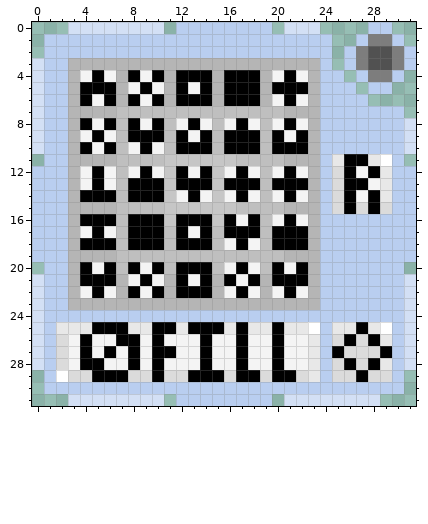
Two versions of one pixel-art sprite, Icons/Shape Fill.png. Above: the version before the commit.
The file is 32x32 pixels. Colours within 5 levels of each other are drawn and written as one.
New version:
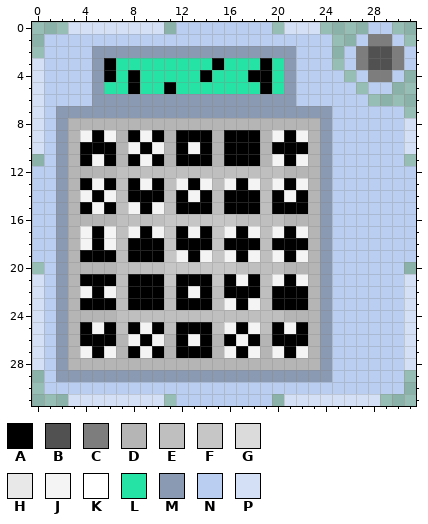
Palette (. is transparent): A #000000  B #515151  C #7d7d7d  D #b5b5b5  E #bfbfbf  F #c6c6c6  G #dbdbdb  H #e8e8e8  J #f4f4f4  K #ffffff  L #25e3a4  M #8a9ab3  N #b9cef0  P #d3e0f5
Change:
y 2: x 5..21 NNNNNNNNNNNNNNNNN -> MMMMMMMMMMMMMMMMM
y 3: x 3..23 DDDDDDDDDDDDDDDDDDDDD -> NNMALLLLLLLLALLLALMNN
y 4: x 3..7 DJAJD -> NNMAL; x 9..13 JADAA -> LLLLL; x 15..17 DAA -> LLL; x 19..23 DJAJD -> ALMNN
y 5: x 3..23 DAAADJAJDAJADAAADAAAD -> NNMLLALLALLLLLLLALMNN
y 6: x 3..23 DAJADAJADAAADAAADJAJD -> NNMMMMMMMMMMMMMMMMMNN
y 7: x 2..24 NDDDDEEEEEEEEEEEEEEDDDN -> MMMMMMMMMMMMMMMMMMMMMMM
y 8: x 2 N -> M; x 4..22 AJAEAJAEJAJEJAJEJAJ -> DDDDDDDDDDDDDDDDDDD; x 24 N -> M
y 9: x 2 N -> M; x 7 E -> D; x 9 A -> J; x 11 E -> D; x 13 J -> A; x 15 E -> D; x 19..22 EAJA -> DJAJ; x 24 N -> M
y 10: x 2 N -> M; x 5 J -> A; x 7 E -> D; x 11 E -> D; x 13 A -> J; x 15 E -> D; x 19 E -> D; x 24 N -> M
y 11: x 2 N -> M; x 4..22 DDDEEEEFFFFFFEEEEDD -> AJADAJADAAADAAADJAJ; x 24..29 NHAAHK -> MNNNNN
y 12: x 2 N -> M; x 4..6 JAJ -> DDD; x 8..18 JAJFAJAFJAJ -> EEEEEEEEEEE; x 20..22 JAJ -> EDD; x 24..29 NGAJAH -> MNNNNN
y 13: x 2 N -> M; x 4..6 JAJ -> AJA; x 9 A -> J; x 11..12 FA -> EJ; x 14..16 AFA -> JEJ; x 18 A -> J; x 20 A -> J; x 22 A -> J; x 24..29 NGAAJH -> MNNNNN
y 14: x 2 N -> M; x 4 A -> J; x 6 A -> J; x 11..16 FJAJFJ -> EAJAEA; x 18 J -> A; x 20..22 JAJ -> AJA; x 24..29 NGAJAH -> MNNNNN
y 15: x 2 N -> M; x 4..6 DDD -> AJA; x 8..18 EEEFFFFFFEE -> JAJEAAAEAAA; x 20..22 EDD -> AAA; x 24..29 NGAGAG -> MNNNNN
y 16: x 2 N -> M; x 4..6 AAA -> DDD; x 8..10 AAA -> EEE; x 12..14 AAA -> FFF; x 16..18 AJA -> FEE; x 20..22 JAJ -> EDD; x 24 N -> M
y 17: x 2 N -> M; x 8 A -> J; x 10..11 AE -> JF; x 15..16 EA -> FJ; x 18 A -> J; x 20 A -> J; x 22 A -> J; x 24 N -> M
y 18: x 2 N -> M; x 4 A -> J; x 6 A -> J; x 11 E -> F; x 15..16 EJ -> FA; x 18 J -> A; x 24 N -> M
y 19: x 2 N -> M; x 4..6 DDD -> AAA; x 8..18 EEEEEEEEEEE -> AAAFJAJFJAJ; x 20..22 EDD -> JAJ; x 24 N -> M
y 20: x 2 N -> M; x 4..6 AJA -> DDD; x 8..18 AJAEAAAEJAJ -> EEEFFFFFFEE; x 20..22 AJA -> EDD; x 24 N -> M
y 21: x 2 N -> M; x 7..8 DJ -> EA; x 10..11 JD -> AF; x 13 J -> A; x 15 D -> F; x 19..20 DA -> EJ; x 22 A -> J; x 24 N -> M
y 22: x 2 N -> M; x 7 D -> E; x 9 J -> A; x 11 D -> E; x 13 A -> J; x 15..16 DJ -> EA; x 18..20 JDJ -> AEA; x 22 J -> A; x 24 N -> M
y 23: x 2 N -> M; x 4..22 DDDDDDDDDDDDDDDDDDD -> AAAEAAAEAAAEJAJEAAA; x 24 N -> M
y 24: x 2..24 NNNNNNNNNNNNNNNNNNNNNNN -> MDDDDEEEEEEEEEEEEEEDDDM
y 25: x 2..5 HHHA -> MDAJ; x 7..9 AHH -> EAJ; x 11..12 AH -> EA; x 15..16 AH -> EJ; x 18..19 HH -> JE; x 21..29 HHKNHHAHK -> JADMNNNNN
y 26: x 2..3 GJ -> MD; x 5..12 JJAAJAJJ -> AADJAJDA; x 15..19 JJAJJ -> DAJAD; x 21..29 JJHNGAGAH -> AADMNNNNN
y 27: x 2..7 GJAJAJ -> MDJAJD; x 11..13 AJJ -> DAA; x 15 J -> D; x 19..21 JAJ -> DJA; x 23..29 HNAGGGA -> DMNNNNN
y 28: x 2..29 GJAAJJAJAJJJAJJAJJAJJHNGAGAH -> MDDDDDDDDDDDDDDDDDDDDDMNNNNN
y 29: x 2..29 KGGAAAGGAGGAAAGAAGAAGHNGGAGG -> MMMMMMMMMMMMMMMMMMMMMMMNNNNN
Where, in picture pixels (left, top, right, bottom), the same in both pictures:
changed: (56, 46, 392, 382)
